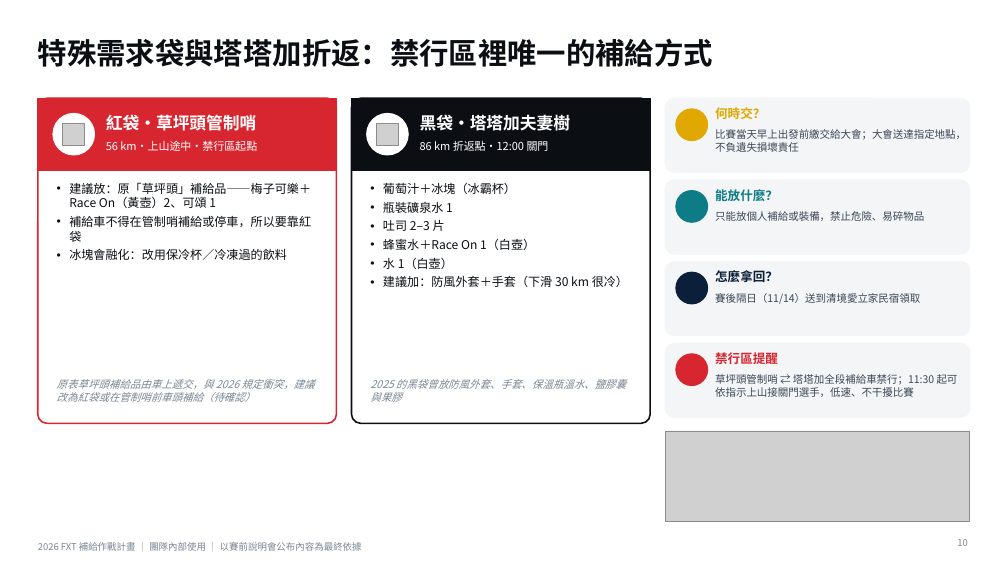
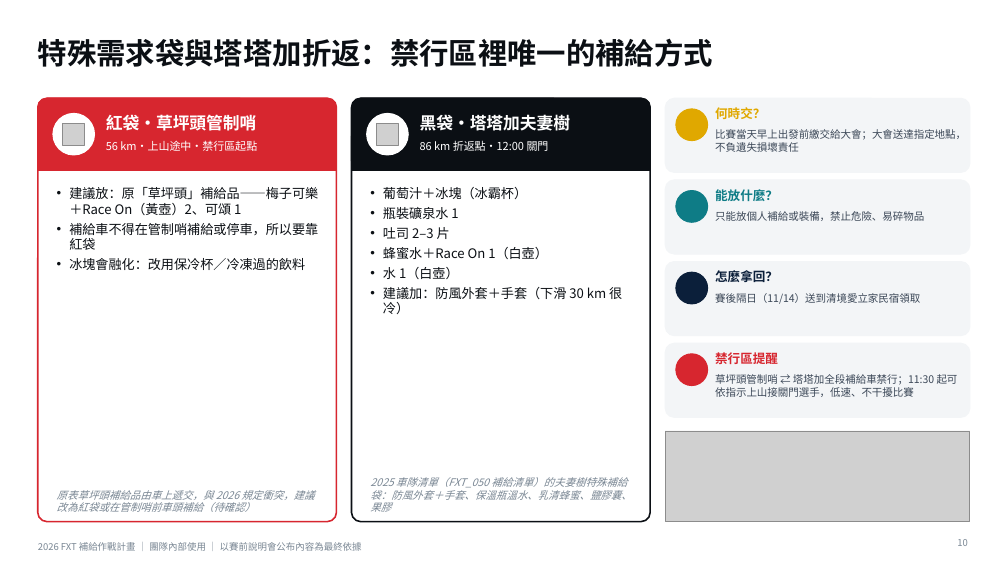
Before and after one commit to powermovebboy-sys/Race-site, a slide deck: slide 10 of deck/2026_FXT_補給作戰計畫.pptx. Drawn at 1008x567 pixels with LibreOffice and Linux fonts; fonts in the diff are those of the drawing; grey boxes stand for pictures; background and template pictures are left out. Boxes give left, top, right and bottom in pixels: in the first picture for what was removed or moved away, otherwise in the second. Text is boxed around its words. In the diff, an @@ line names an element or a change of style, - is before the commit and + after.

```diff
--- a/deck/2026_FXT_補給作戰計畫.pptx
+++ b/deck/2026_FXT_補給作戰計畫.pptx
@@ rounded rectangle: place and size @@
-rounded rectangle at (38, 98, 337, 423)
+rounded rectangle at (38, 98, 337, 522)
@@ rounded rectangle added at (38, 98, 337, 170), fill #D7262F, outline #D7262F 1 pt @@
@@ rounded rectangle: place and size @@
-rounded rectangle at (352, 98, 650, 423)
+rounded rectangle at (352, 98, 650, 522)
@@ rounded rectangle added at (352, 98, 650, 170), fill #0B0F14, outline #0B0F14 1 pt @@
@@ rectangle: place and size @@
-rectangle at (38, 98, 337, 170)
+rectangle at (38, 134, 337, 169)
@@ rectangle: place and size @@
-rectangle at (352, 98, 650, 170)
+rectangle at (352, 134, 650, 169)
@@ text "建議放：原「草坪頭」補給品——梅子可樂＋Race On（黃壺）2、可頌 1" at (69, 187, 318, 270): size 11.5 to 12.5 pt @@
@@ text "葡萄汁＋冰塊（冰霸杯）" at (383, 187, 622, 314): size 11.5 to 12.5 pt @@
@@ text "原表草坪頭補給品由車上遞交，與 2026 規定衝突，建議改為紅袋或在管制哨前車頭補給（待確認）": place and size @@
-text "原表草坪頭補給品由車上遞交，與 2026 規定衝突，建議改為紅袋或在管制哨前車頭補給（待確認）" at (57, 379, 314, 402)
+text "原表草坪頭補給品由車上遞交，與 2026 規定衝突，建議改為紅袋或在管制哨前車頭補給（待確認）" at (57, 490, 314, 512)
@@ text "原表草坪頭補給品由車上遞交，與 2026 規定衝突，建議改為紅袋或在管制哨前車頭補給（待確認）" at (57, 490, 314, 512): vertical alignment top to bottom @@
@@ text "2025 車隊清單（FXT_050 補給清單）的夫妻樹特殊補給袋：防風外套＋手套、保溫瓶溫水、乳清蜂蜜、鹽膠囊、果膠" at (370, 477, 631, 512): vertical alignment top to bottom @@
@@ text at (370, 477, 631, 512): text changed @@
-2025 的黑袋曾放防風外套、手套、保溫瓶溫水、鹽膠囊與果膠
+2025 車隊清單（FXT_050 補給清單）的夫妻樹特殊補給袋：防風外套＋手套、保溫瓶溫水、乳清蜂蜜、鹽膠囊、果膠
```
Also in this commit, not shown: 23 other slides changed, 9 other files.
